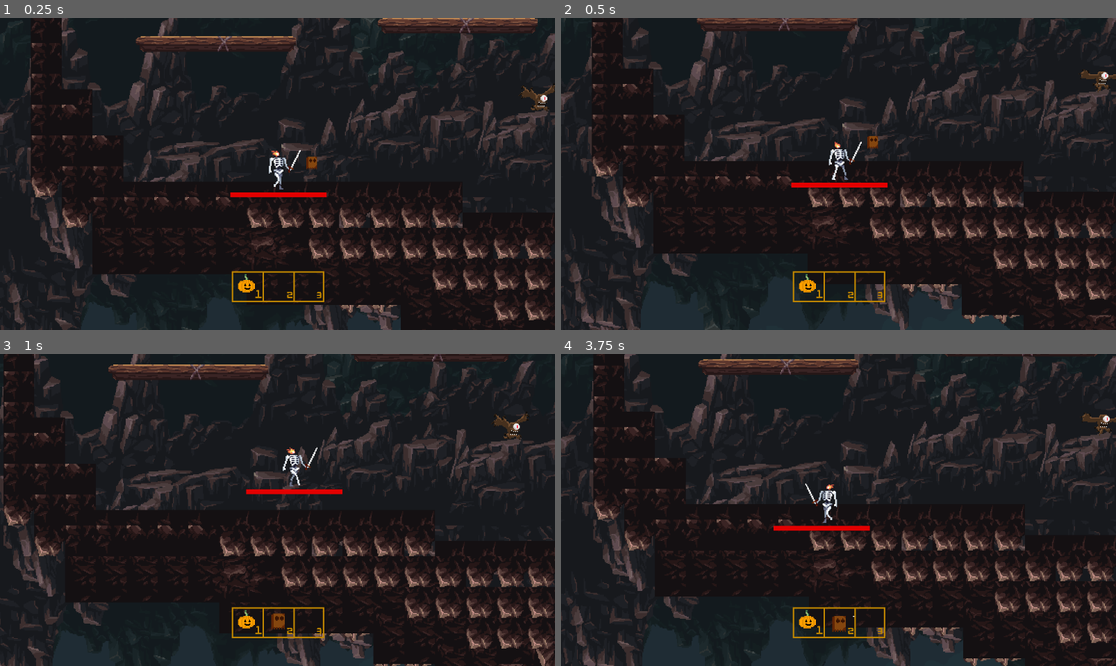
Above: before the commit, frames 1-4 (two rows, left to right).
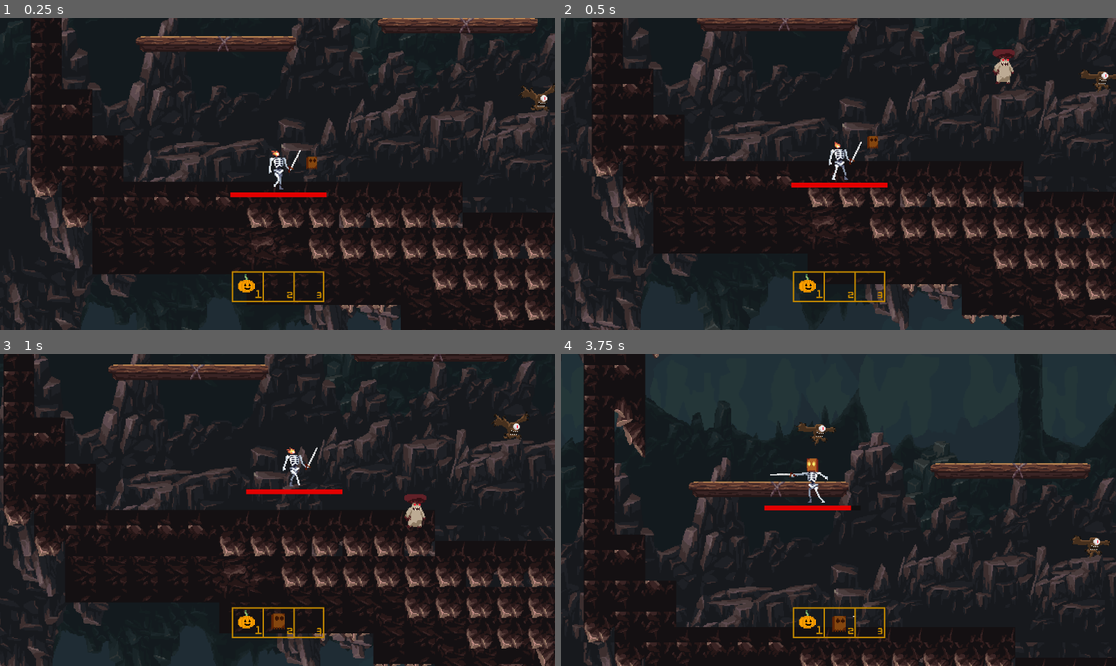
Above: after the commit, the same moments.

Repository: EdisonLing/skullsearch
Game: Godot game, scene res://boss_battle.tscn
Same seed, same stepped clock (60 frames per second), same inputs: the game is played once before the commit and once after it. This scene is started directly instead of the project's main scene.
Inputs:
- Up to frame 1 (0.25 s): no input
- Up to frame 2 (0.5 s): no input
- Up to frame 3 (1 s): hold Right (move_right) from 0.53 s (still down); tap E (attack) at 0.6 s; tap Space (jump) at 0.77 s
- Up to frame 4 (3.75 s): tap E (attack) at 1.35, 2.3, 3.05 s; tap Space (jump) at 1.52, 3.02 s; release Right (move_right) at 2.03 s; hold A (move_left) from 2.03 s (still down); tap 1 (hotbar1) at 2.1 s; tap 2 (hotbar2) at 2.85 s; tap 3 (hotbar3) at 3.6 s

Frame 1 is identical in both runs. In frame 2, 0.3% of the frame differs, in the area x 77-82%, y 10-22%; in frame 3, 0.3%; in frame 4, 38%, in the area x 0-100%, y 0-100%.

Commit message:
Demo Version

Diff:
--- a/skull-search/scenes/inventory.gd
+++ b/skull-search/scenes/inventory.gd
@@ -1,7 +1,7 @@
 extends Node2D
 
 # A dictionary to hold item data
-var items = {"nothing": 1, "jack":0, "bag":0} #define names of items and set which ones are owned by default
+var items = {"nothing": 1, "jack":1, "bag":1} #define names of items and set which ones are owned by default
 var currentItem = "nothing"
 
 # Max size of the inventory
--- a/skull-search/scenes/level_0.tscn
+++ b/skull-search/scenes/level_0.tscn
@@ -3345,7 +3345,9 @@
 
 [node name="Camera2D" type="Camera2D" parent="CharacterBody2D"]
 position = Vector2(-2, -9)
+offset = Vector2(0, -69)
 zoom = Vector2(2, 2)
+limit_bottom = 1000000
 position_smoothing_enabled = true
 
 [node name="Inventory2" type="Node2D" parent="CharacterBody2D"]
@@ -3388,10 +3390,10 @@
 [node name="Labels" type="Node" parent="."]
 
 [node name="Label" type="Label" parent="Labels"]
-offset_left = -210.0
-offset_top = -173.0
-offset_right = 369.0
-offset_bottom = -150.0
+offset_left = -56.0
+offset_top = -166.0
+offset_right = 523.0
+offset_bottom = -143.0
 theme_override_colors/font_color = Color(0.898273, 2.59425e-05, 1.54981e-05, 1)
 theme_override_fonts/font = ExtResource("10_sq6l2")
 theme_override_font_sizes/font_size = 16
@@ -3406,7 +3408,7 @@
 theme_override_colors/font_color = Color(0.898039, 0.541176, 0, 1)
 theme_override_fonts/font = ExtResource("10_sq6l2")
 theme_override_font_sizes/font_size = 16
-text = "Use A & S, or Arrow keys
+text = "Use A & D, or Arrow keys
 to move..."
 horizontal_alignment = 1
 autowrap_mode = 2
@@ -3424,10 +3426,10 @@
 autowrap_mode = 2
 
 [node name="Label5" type="Label" parent="Labels"]
-offset_left = 327.0
-offset_top = -80.0
-offset_right = 509.0
-offset_bottom = -26.0
+offset_left = 379.0
+offset_top = -73.0
+offset_right = 561.0
+offset_bottom = -19.0
 theme_override_colors/font_color = Color(0.898039, 0.541176, 0, 1)
 theme_override_fonts/font = ExtResource("10_sq6l2")
 theme_override_font_sizes/font_size = 16
--- a/skull-search/scenes/menu.tscn
+++ b/skull-search/scenes/menu.tscn
@@ -1,10 +1,11 @@
-[gd_scene load_steps=9 format=3 uid="uid://bajecvmaec5u0"]
+[gd_scene load_steps=10 format=3 uid="uid://bajecvmaec5u0"]
 
 [ext_resource type="Script" path="res://scripts/menu.gd" id="1_sxd2b"]
 [ext_resource type="Texture2D" uid="uid://dphwso7cjmivk" path="res://assets/assets/sprites/sr202569771b7aws3.png" id="2_wc64s"]
 [ext_resource type="Texture2D" uid="uid://dcogrqxkid7sw" path="res://assets/assets/sprites/GUI.png" id="3_ae460"]
 [ext_resource type="Theme" uid="uid://b3kptfbhx3wyw" path="res://scripts/default1.tres" id="4_u33uy"]
 [ext_resource type="FontFile" uid="uid://hw2eqasag4tt" path="res://assets/assets/fonts/PixelOperator8.ttf" id="5_6gvfp"]
+[ext_resource type="FontFile" uid="uid://dyalyac8qix65" path="res://assets/assets/fonts/PixelOperator8-Bold.ttf" id="6_qdglo"]
 
 [sub_resource type="TileSetAtlasSource" id="TileSetAtlasSource_ea4r8"]
 texture = ExtResource("2_wc64s")
@@ -5473,6 +5474,17 @@
 text = "Quit
 "
 
+[node name="Label" type="Label" parent="."]
+layout_mode = 0
+offset_left = 286.0
+offset_top = 98.0
+offset_right = 946.0
+offset_bottom = 159.0
+theme_override_fonts/font = ExtResource("6_qdglo")
+theme_override_font_sizes/font_size = 60
+text = "Skull Search
+"
+
 [connection signal="pressed" from="ColorRect/Button" to="." method="_on_button_pressed"]
 [connection signal="pressed" from="ColorRect/Button2" to="." method="_on_button_2_pressed"]
 [connection signal="pressed" from="ColorRect/Button2" to="." method="_on_button_pressed"]
--- a/skull-search/scenes/player.tscn
+++ b/skull-search/scenes/player.tscn
@@ -694,7 +694,7 @@
 "duration": 1.0,
 "texture": SubResource("AtlasTexture_0821x")
 }],
-"loop": true,
+"loop": false,
 "name": &"bag_die",
 "speed": 10.0
 }, {
@@ -714,7 +714,7 @@
 "duration": 1.0,
 "texture": SubResource("AtlasTexture_4oiwv")
 }],
-"loop": true,
+"loop": false,
 "name": &"bag_hurt",
 "speed": 5.0
 }, {
@@ -966,7 +966,7 @@
 "duration": 1.0,
 "texture": SubResource("AtlasTexture_xfg7b")
 }],
-"loop": true,
+"loop": false,
 "name": &"jack_die",
 "speed": 10.0
 }, {
@@ -986,7 +986,7 @@
 "duration": 1.0,
 "texture": SubResource("AtlasTexture_ymfcw")
 }],
-"loop": true,
+"loop": false,
 "name": &"jack_hurt",
 "speed": 10.0
 }, {
@@ -1129,7 +1129,7 @@
 position = Vector2(2, -43)
 scale = Vector2(1, 0.984375)
 sprite_frames = SubResource("SpriteFrames_w6tjt")
-animation = &"candle_idle"
+animation = &"jack_hurt"
 autoplay = "candle_idle"
 
 [node name="HealthBar" type="ProgressBar" parent="AnimatedSprite2D"]
@@ -1148,7 +1148,6 @@
 shape = SubResource("CapsuleShape2D_fmuv3")
 
 [node name="attackCD" type="Timer" parent="."]
-wait_time = 0.5
 
 [node name="DealAttackCD" type="Timer" parent="."]
 
--- a/skull-search/scripts/eyeball.gd
+++ b/skull-search/scripts/eyeball.gd
@@ -81,6 +81,6 @@
 	global.player_current_attack = true
 
 func _on_animated_sprite_2d_animation_finished() -> void:
-	print("dead")
+	#print("dead")
 	if health == 0:
 		queue_free()
--- a/skull-search/scripts/mushroom.gd
+++ b/skull-search/scripts/mushroom.gd
@@ -12,6 +12,8 @@
 @onready var animated_sprite: AnimatedSprite2D = $AnimatedSprite2D
 
 func _physics_process(delta: float) -> void:
+	if not is_on_floor():
+		position.y = position.y + 5
 	if health == 0:
 		$AnimatedSprite2D.play("death")
 	else:
--- a/skull-search/scripts/player.gd
+++ b/skull-search/scripts/player.gd
@@ -142,12 +142,12 @@
 
 func enemy_attack():
 	if enemy_in_range and enemy_attack_cooldown == true:
-		if health-20 > 0:
+		if health-10 > 0:
 			$AnimatedSprite2D.play(animationSet($Inventory.currentItem, "hurt"))
 			$RecieveAttackCD.start()
 			player_hit = true
 			hit_ip = true
-			health = health - 20
+			health = health - 10
 			health_bar.value = health
 		else:
 			health = 0
@@ -191,7 +191,7 @@
 	attack_ip = false
 
 func _on_animated_sprite_2d_animation_finished() -> void:
-	print("dead")
+	print("player dead, health: ", health)
 	if !player_alive:
 		get_tree().reload_current_scene()
 
Not shown, added: skull-search/export_presets.cfg
